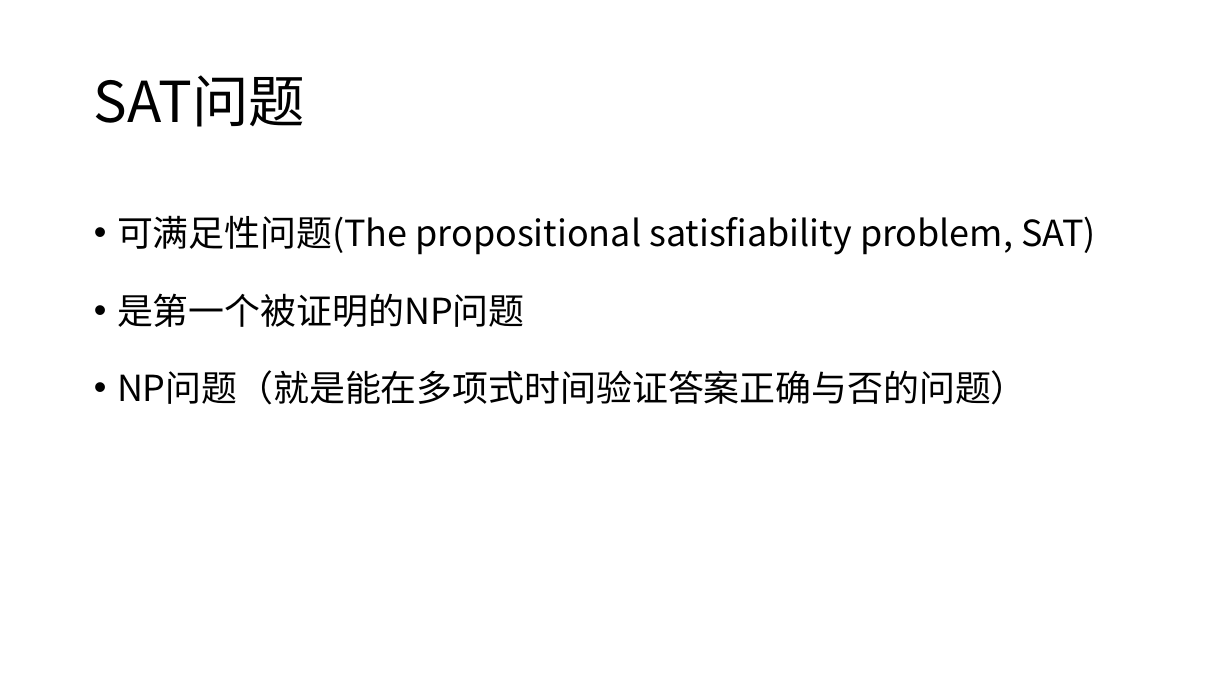
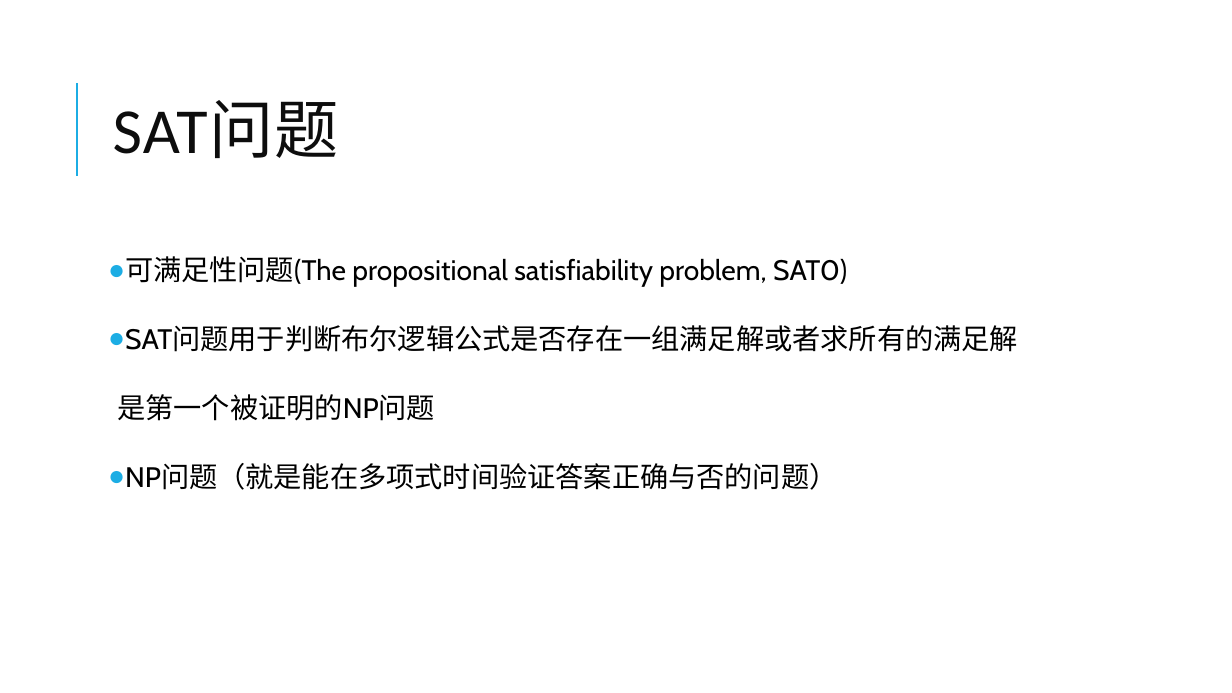
Before and after one commit to yberlin/hello-world, a slide deck: slide 6 of 数电/代数解析器与其密码学领域的应用.pptx. Drawn at 1232x693 pixels with LibreOffice and Linux fonts; fonts in the diff are those of the drawing. Boxes give left, top, right and bottom in pixels: in the first picture for what was removed or moved away, otherwise in the second. Text is boxed around its words. In the diff, an @@ line names an element or a change of style, - is before the commit and + after.

```diff
--- a/数电/代数解析器与其密码学领域的应用.pptx
+++ b/数电/代数解析器与其密码学领域的应用.pptx
@@ title "SAT问题": place and size @@
-title "SAT问题" at [94,75,305,127]
+title "SAT问题" at [113,100,339,158]
@@ title "SAT问题" at [113,100,339,158]: size 44 to 50 pt, font Noto Sans CJK SC to Calibri, text colour #000000 to #0D0D0D, letter spacing 0 to 1 pt; line spacing 0.9 to 0.8 @@
@@ line added from (77, 176) to (77, 83), #1CADE4 1.5 pt @@
@@ text "可满足性问题(The propositional satisfiability problem, SAT0)": place and size @@
-text "可满足性问题(The propositional satisfiability problem, SAT0)" at [117,215,1096,405]
+text "可满足性问题(The propositional satisfiability problem, SAT0)" at [117,256,1018,490]
@@ text at [125,256,1018,352]: text changed; size 28 to 22 pt; font Noto Sans CJK SC to Cabin @@
-• 可满足性问题(The propositional satisfiability problem, SAT)
+● 可满足性问题(The propositional satisfiability problem, SAT0)
+● SAT问题用于判断布尔逻辑公式是否存在一组满足解或者求所有的满足解
@@ text at [117,394,837,490]: size 28 to 22 pt, font Noto Sans CJK SC to Cabin in "是第一个被证明的NP问题", "NP问题（就是能在多项式时间验证答案正确与否的问题）"; bullet • to  ; more space between paragraphs; bullet • to ● @@
```
Also in this commit, not shown: 10 other slides changed, 7 slides added, 2 other files.
